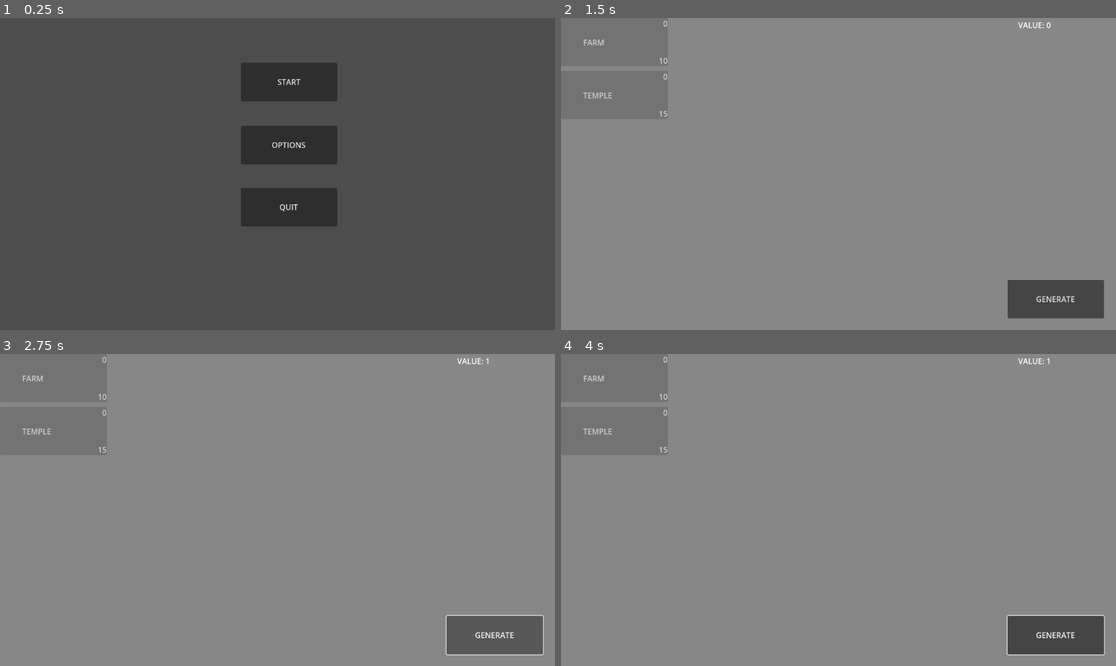
Above: before the commit, frames 1-4 (two rows, left to right).
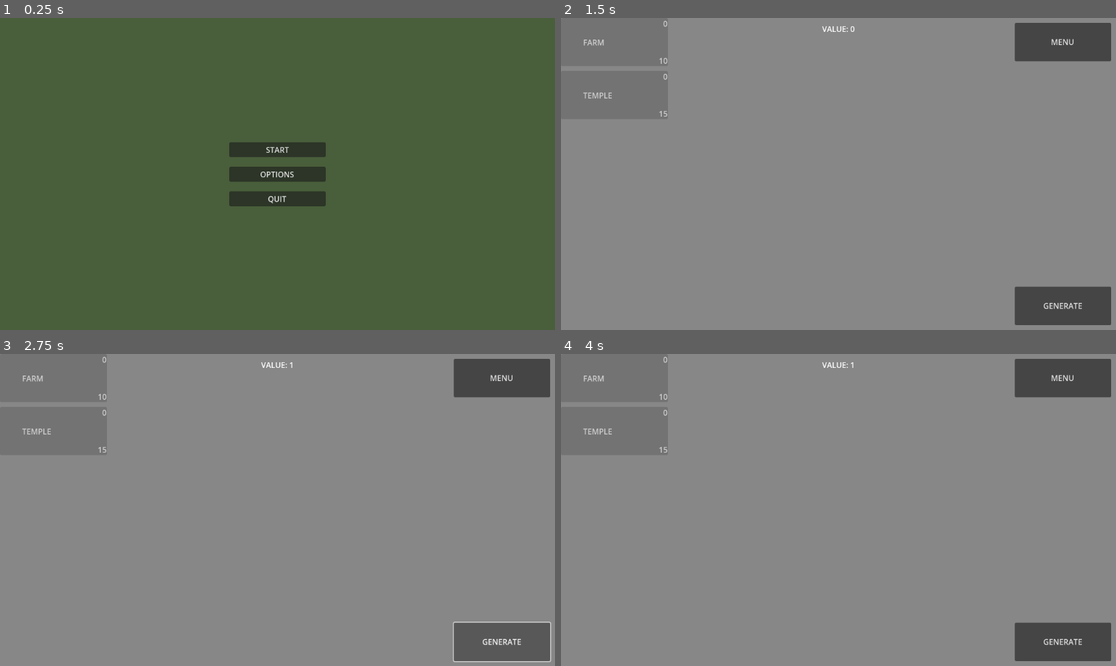
Above: after the commit, the same moments.

Repository: kakraatz/clicker-game
Game: Godot game, scene res://scenes/menu.tscn
Two runs of this game, one before a commit and one after it. Both use one fixed random seed, a clock stepped at 60 frames per second and the inputs below.
Inputs (mouse positions are in pixels of both pictures, inside the frame that each line leads up to):
- Up to frame 1 (0.25 s): no input
- Up to frame 2 (1.5 s): click "OPTIONS" at 0.5 s; click "START" at 1.25 s
- Up to frame 3 (2.75 s): click "GENERATE" at 2 s
- Up to frame 4 (4 s): click (1060, 378) at 2.75 s, where only the run after the commit has a clickable "MENU"; click (838, 485) at 3.5 s, where only the run after the commit has a clickable "RESUME"

The runs differ from the first frame. In frame 1, 6.2% of the frame differs, in the area x 41-61%, y 14-67%; in frame 2, 3.4%; in frame 3, 3.6%; in frame 4, 3.5%.

Commit message:
Working on saving and menu screen
Working on saving and menu screen

Diff:
--- a/scenes/game.gd
+++ b/scenes/game.gd
@@ -1,5 +1,10 @@
 extends Node
-@onready var cycle_interval = $Cycle_Interval
+
+@onready var cycle_interval: Timer = $Cycle_Interval
+@onready var gameControlNode: Control = $"."
+@onready var goldValueLabel: Label = $ValueControl/Current_Value_Label
+@onready var menuScene: PackedScene = preload("res://scenes/menu.tscn")
+
 var flat_multiplier = 1.32
 var totalsResource: TotalsResourceTemplate = preload("res://resources/totals/totals_resource.tres")
 
@@ -10,7 +15,8 @@
 # Called every frame. 'delta' is the elapsed time since the previous frame.
 func _process(delta: float) -> void:
 	var currentValue = totalsResource.current_value
-	$Current_Value_Label.text = 'VALUE: ' + str(currentValue)
+	if goldValueLabel:
+		goldValueLabel.text = 'VALUE: ' + str(currentValue)
 	#can_buy(factory1.current_cost, factory1_button)
 
 func _on_generate_value_button_pressed() -> void:
@@ -23,10 +29,10 @@
 	var currentTickIncrementAmount = totalsResource.currentTickIncrementValue
 	totalsResource.current_value = current_value + totalsResource.currentTickIncrementValue
 
-
-func _on_factory_1_button_pressed() -> void:
-	pass
-	#if can_buy(factory1.current_cost, factory1_button):
-		#value_count -= factory1.current_cost
-		#factory1.buy_building()
-		#factory1_button.text = factory1.button_label
+func _on_menu_button_pressed() -> void:
+	if gameControlNode:
+		var menu = menuScene.instantiate()
+		menu.gameStarted = true
+		gameControlNode.add_child(menu)
+	else:
+		print('no node')
--- a/scenes/game.tscn
+++ b/scenes/game.tscn
@@ -6,28 +6,23 @@
 [ext_resource type="Resource" uid="uid://b1ttq6tbu7vgb" path="res://resources/buildings/farm_building_resource.tres" id="4_lbhrr"]
 [ext_resource type="Resource" uid="uid://dybqdfgy3lssh" path="res://resources/buildings/temple_building_resource.tres" id="5_iywne"]
 
-[node name="Game" type="Node2D"]
+[node name="Game" type="Control"]
+layout_mode = 3
+anchors_preset = 15
+anchor_right = 1.0
+anchor_bottom = 1.0
+grow_horizontal = 2
+grow_vertical = 2
 script = ExtResource("1_uwrxv")
 
 [node name="ColorRect" type="ColorRect" parent="."]
-offset_left = -103.0
-offset_top = -40.0
-offset_right = 1179.0
-offset_bottom = 669.0
+layout_mode = 1
+anchors_preset = 15
+anchor_right = 1.0
+anchor_bottom = 1.0
+grow_horizontal = 2
+grow_vertical = 2
 color = Color(0.52906674, 0.5290667, 0.5290667, 1)
-
-[node name="Generate_Value_Button" type="Button" parent="."]
-offset_left = 927.0
-offset_top = 544.0
-offset_right = 1127.0
-offset_bottom = 624.0
-text = "GENERATE"
-
-[node name="Current_Value_Label" type="Label" parent="."]
-offset_left = 949.0
-offset_top = 3.0
-offset_right = 1150.0
-offset_bottom = 81.0
 
 [node name="Cycle_Interval" type="Timer" parent="."]
 autostart = true
@@ -35,4 +30,84 @@
 [node name="BuildingManger" parent="." instance=ExtResource("2_yqjtg")]
 currentBuildings = Array[ExtResource("3_lbhrr")]([ExtResource("4_lbhrr"), ExtResource("5_iywne")])
 
-[connection signal="pressed" from="Generate_Value_Button" to="." method="_on_generate_value_button_pressed"]
+[node name="MenuControl" type="Control" parent="."]
+custom_minimum_size = Vector2(220, 100)
+layout_mode = 1
+anchors_preset = 1
+anchor_left = 1.0
+anchor_right = 1.0
+offset_left = -220.0
+offset_bottom = 100.0
+grow_horizontal = 0
+
+[node name="MenuButton" type="Button" parent="MenuControl"]
+layout_mode = 1
+anchors_preset = 8
+anchor_left = 0.5
+anchor_top = 0.5
+anchor_right = 0.5
+anchor_bottom = 0.5
+offset_left = -100.0
+offset_top = -40.0
+offset_right = 100.0
+offset_bottom = 40.0
+grow_horizontal = 2
+grow_vertical = 2
+text = "MENU"
+
+[node name="GenerateControl" type="Control" parent="."]
+custom_minimum_size = Vector2(220, 100)
+layout_mode = 1
+anchors_preset = 3
+anchor_left = 1.0
+anchor_top = 1.0
+anchor_right = 1.0
+anchor_bottom = 1.0
+offset_left = -220.0
+offset_top = -100.0
+grow_horizontal = 0
+grow_vertical = 0
+
+[node name="GenerateButton" type="Button" parent="GenerateControl"]
+layout_mode = 1
+anchors_preset = 8
+anchor_left = 0.5
+anchor_top = 0.5
+anchor_right = 0.5
+anchor_bottom = 0.5
+offset_left = -100.0
+offset_top = -40.0
+offset_right = 100.0
+offset_bottom = 40.0
+grow_horizontal = 2
+grow_vertical = 2
+text = "GENERATE"
+
+[node name="ValueControl" type="Control" parent="."]
+custom_minimum_size = Vector2(300, 100)
+layout_mode = 1
+anchors_preset = 5
+anchor_left = 0.5
+anchor_right = 0.5
+offset_left = -20.0
+offset_right = 20.0
+offset_bottom = 40.0
+grow_horizontal = 2
+
+[node name="Current_Value_Label" type="Label" parent="ValueControl"]
+layout_mode = 1
+anchors_preset = 8
+anchor_left = 0.5
+anchor_top = 0.5
+anchor_right = 0.5
+anchor_bottom = 0.5
+offset_left = -100.5
+offset_top = -39.0
+offset_right = 100.5
+offset_bottom = 39.0
+grow_horizontal = 2
+grow_vertical = 2
+horizontal_alignment = 1
+
+[connection signal="pressed" from="MenuControl/MenuButton" to="." method="_on_menu_button_pressed"]
+[connection signal="pressed" from="GenerateControl/GenerateButton" to="." method="_on_generate_value_button_pressed"]
--- a/scenes/menu.gd
+++ b/scenes/menu.gd
@@ -1,9 +1,14 @@
-extends Node2D
+extends Node
 
+class_name GameMenu
+
+@onready var startButton = $Button_Manager/GridContainer/Start_Button
+var gameStarted = false
 
 # Called when the node enters the scene tree for the first time.
 func _ready() -> void:
-	pass # Replace with function body.
+	if gameStarted:
+		startButton.text = 'RESUME'
 
 
 # Called every frame. 'delta' is the elapsed time since the previous frame.
@@ -12,7 +17,6 @@
 
 
 func _on_start_button_pressed() -> void:
-	print('clicked')
 	get_tree().change_scene_to_file("res://scenes/game.tscn")
 
 
--- a/scenes/menu.tscn
+++ b/scenes/menu.tscn
@@ -2,39 +2,64 @@
 
 [ext_resource type="Script" uid="uid://h2l75q74123t" path="res://scenes/menu.gd" id="1_lti8b"]
 
-[node name="Menu" type="Node2D"]
+[node name="Menu" type="Control"]
+layout_mode = 3
+anchors_preset = 15
+anchor_right = 1.0
+anchor_bottom = 1.0
+grow_horizontal = 2
+grow_vertical = 2
 script = ExtResource("1_lti8b")
 
+[node name="ColorRect" type="ColorRect" parent="."]
+layout_mode = 1
+anchors_preset = 15
+anchor_right = 1.0
+anchor_bottom = 1.0
+grow_horizontal = 2
+grow_vertical = 2
+color = Color(0.28683865, 0.36833584, 0.2326344, 1)
+
 [node name="Button_Manager" type="Control" parent="."]
-layout_mode = 3
-anchors_preset = 0
-offset_right = 40.0
-offset_bottom = 40.0
+layout_mode = 1
+anchors_preset = 15
+anchor_right = 1.0
+anchor_bottom = 1.0
+grow_horizontal = 2
+grow_vertical = 2
 
-[node name="Start_Button" type="Button" parent="Button_Manager"]
-layout_mode = 0
-offset_left = 500.0
-offset_top = 93.0
-offset_right = 700.0
-offset_bottom = 173.0
+[node name="GridContainer" type="GridContainer" parent="Button_Manager"]
+custom_minimum_size = Vector2(200, 0)
+layout_mode = 1
+anchors_preset = 8
+anchor_left = 0.5
+anchor_top = 0.5
+anchor_right = 0.5
+anchor_bottom = 0.5
+offset_left = -39.5
+offset_top = -52.5
+offset_right = 39.5
+offset_bottom = 52.5
+grow_horizontal = 2
+grow_vertical = 2
+theme_override_constants/h_separation = 9
+theme_override_constants/v_separation = 20
+
+[node name="Start_Button" type="Button" parent="Button_Manager/GridContainer"]
+layout_mode = 2
+size_flags_horizontal = 3
 text = "START"
 
-[node name="Options_Button" type="Button" parent="Button_Manager"]
-layout_mode = 0
-offset_left = 500.0
-offset_top = 224.0
-offset_right = 700.0
-offset_bottom = 304.0
+[node name="Options_Button" type="Button" parent="Button_Manager/GridContainer"]
+layout_mode = 2
+size_flags_horizontal = 3
 text = "OPTIONS"
 
-[node name="Quit_Button" type="Button" parent="Button_Manager"]
-layout_mode = 0
-offset_left = 500.0
-offset_top = 353.0
-offset_right = 700.0
-offset_bottom = 433.0
+[node name="Quit_Button" type="Button" parent="Button_Manager/GridContainer"]
+layout_mode = 2
+size_flags_horizontal = 3
 text = "QUIT"
 
-[connection signal="pressed" from="Button_Manager/Start_Button" to="." method="_on_start_button_pressed"]
-[connection signal="pressed" from="Button_Manager/Options_Button" to="." method="_on_options_button_pressed"]
-[connection signal="pressed" from="Button_Manager/Quit_Button" to="." method="_on_quit_button_pressed"]
+[connection signal="pressed" from="Button_Manager/GridContainer/Start_Button" to="." method="_on_start_button_pressed"]
+[connection signal="pressed" from="Button_Manager/GridContainer/Options_Button" to="." method="_on_options_button_pressed"]
+[connection signal="pressed" from="Button_Manager/GridContainer/Quit_Button" to="." method="_on_quit_button_pressed"]
Not shown, added: TODO.txt
